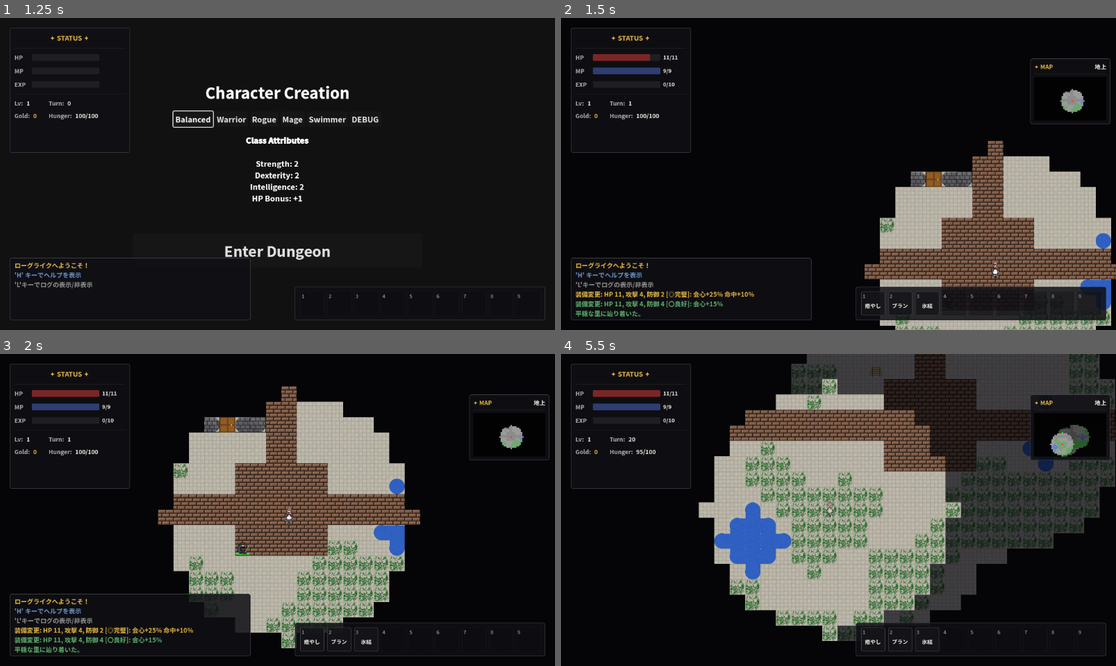
Above: before the commit, frames 1-4 (two rows, left to right).
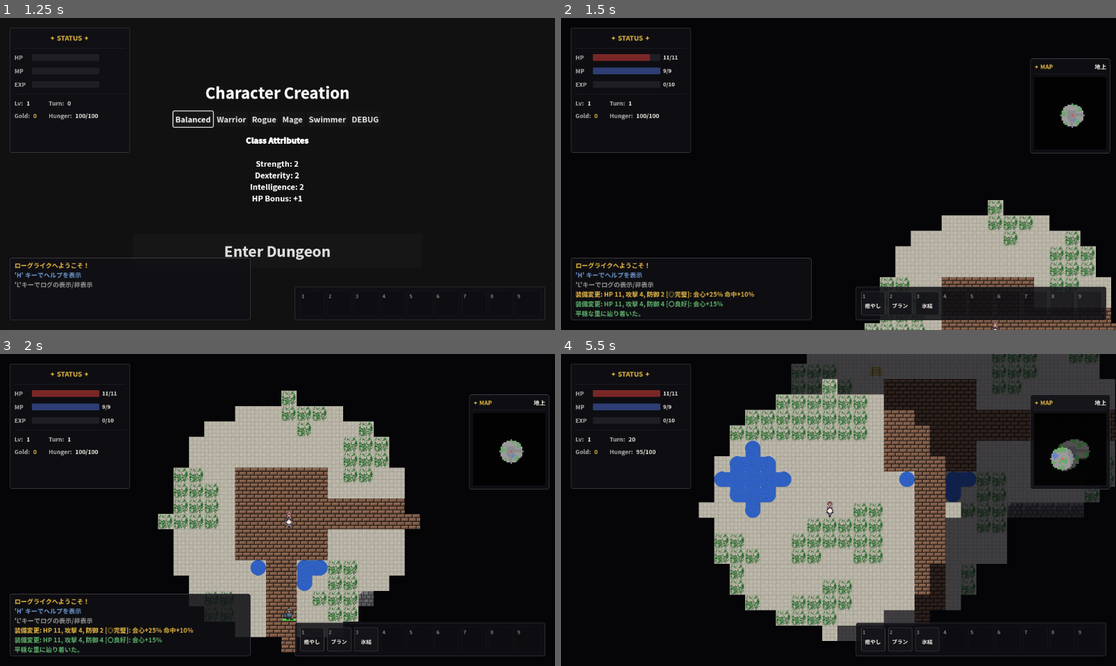
Above: after the commit, the same moments.

Repository: kurono966/roguelike
Game: Godot game, scene res://ui/start_menu.tscn
The game is run twice, just before and just after one commit, with the same random seed, the same clock (stepped at 60 frames per second) and the same inputs. The engine's default icon, where the game draws it, is replaced by a stand-in: a white triangle on a blue panel in a dark square.
Inputs (mouse positions are in pixels of both pictures, inside the frame that each line leads up to):
- Up to frame 1 (1.25 s): click "Quick Start" at 0.5 s
- Up to frame 2 (1.5 s): click "Enter Dungeon" at 1.25 s
- Up to frame 3 (2 s): no input
- Up to frame 4 (5.5 s): tap Enter (ui_accept) at 2, 2.27, 5.27 s; move the mouse to (960, 494) at 2.02 s; hold Right (ui_right) 2.03-2.75 s; tap F at 2.1, 3.8, 5.3 s; click (960, 494) at 2.17 s; drag from (727, 525) to (810, 572) at 2.77 s; move the mouse to (894, 441) at 3.52 s; hold Right (ui_right) 3.53-4.25 s; hold L (toggle_log) 3.53-4.25 s; drag from (810, 572) to (672, 463) at 4.27 s; move the mouse to (1005, 556) at 5.02 s; hold Left (ui_left) from 5.03 s (still down); tap 9 at 5.1 s

Frame 1 is identical in both runs. In frame 2, 16% of the frame differs, in the area x 54-100%, y 22-100%; in frame 3, 15%; in frame 4, 18%, in the area x 27-100%, y 0-92%.

Commit message:
Refine mountain overworld generation

Diff:
--- a/autoloads/input_manager.gd
+++ b/autoloads/input_manager.gd
@@ -153,8 +153,8 @@
 	f11_key.keycode = KEY_F11
 	InputMap.action_add_event("toggle_fullscreen", f11_key)
 
-func _unhandled_input(event):
-	if event.is_action_pressed("toggle_fullscreen"):
+func _input(event):
+	if event.is_action_pressed("toggle_fullscreen") or (event is InputEventKey and event.pressed and not event.is_echo() and event.keycode == KEY_F11):
 		var mode = DisplayServer.window_get_mode()
 		if mode == DisplayServer.WINDOW_MODE_FULLSCREEN or mode == DisplayServer.WINDOW_MODE_EXCLUSIVE_FULLSCREEN:
 			DisplayServer.window_set_mode(DisplayServer.WINDOW_MODE_WINDOWED)
--- a/world/dungeon_generator.gd
+++ b/world/dungeon_generator.gd
@@ -240,25 +240,25 @@
 		has_right = true
 
 	if has_left:
-		for x in range(margin, road_x + 1):
+		for x in range(0, road_x + 1):
 			map_data[x][road_y] = CellType.ASH
 			map_data[x][road_y + 1] = CellType.ASH
 			road_tiles.append(Vector2i(x, road_y))
 			road_tiles.append(Vector2i(x, road_y + 1))
 	if has_right:
-		for x in range(road_x, MAP_WIDTH - margin):
+		for x in range(road_x, MAP_WIDTH):
 			map_data[x][road_y] = CellType.ASH
 			map_data[x][road_y + 1] = CellType.ASH
 			road_tiles.append(Vector2i(x, road_y))
 			road_tiles.append(Vector2i(x, road_y + 1))
 	if has_up:
-		for y in range(margin, road_y + 1):
+		for y in range(0, road_y + 1):
 			map_data[road_x][y] = CellType.ASH
 			map_data[road_x + 1][y] = CellType.ASH
 			road_tiles.append(Vector2i(road_x, y))
 			road_tiles.append(Vector2i(road_x + 1, y))
 	if has_down:
-		for y in range(road_y, MAP_HEIGHT - margin):
+		for y in range(road_y, MAP_HEIGHT):
 			map_data[road_x][y] = CellType.ASH
 			map_data[road_x + 1][y] = CellType.ASH
 			road_tiles.append(Vector2i(road_x, y))
@@ -978,7 +978,16 @@
 				WorldCell.DUNGEON:
 					map_data[x][y] = CellType.ASH if randf() < 0.5 else (CellType.GRASS if randf() < 0.6 else CellType.FLOOR)
 				WorldCell.MOUNTAIN:
-					map_data[x][y] = CellType.WALL if randf() < 0.60 else (CellType.ROCK if randf() < 0.25 else CellType.ASH)
+					# 山中は断崖と岩場の間に林が広がる、探索可能な山道として生成する。
+					var terrain_roll = randf()
+					if terrain_roll < 0.22:
+						map_data[x][y] = CellType.WALL
+					elif terrain_roll < 0.37:
+						map_data[x][y] = CellType.ROCK
+					elif terrain_roll < 0.82:
+						map_data[x][y] = CellType.GRASS
+					else:
+						map_data[x][y] = CellType.FLOOR
 				WorldCell.SEA:
 					map_data[x][y] = CellType.WATER
 				_: # WorldCell.GRASS or ROAD
@@ -1002,7 +1011,8 @@
 			tree_chance = 0.01
 			rock_chance = 0.04
 		WorldCell.MOUNTAIN:
-			rock_chance = 0.10
+			tree_chance = 0.18
+			rock_chance = 0.05
 
 	for x in range(margin + 2, MAP_WIDTH - margin - 2):
 		for y in range(margin + 2, MAP_HEIGHT - margin - 2):
@@ -1026,6 +1036,7 @@
 	# Add a pond
 	var pond_count = randi_range(1, 3)
 	if local_type == WorldCell.FOREST: pond_count = randi_range(2, 4)
+	if local_type == WorldCell.MOUNTAIN: pond_count = 0
 	for p in range(pond_count):
 		var px = randi_range(margin + 4, MAP_WIDTH - margin - 5)
 		var py = randi_range(margin + 4, MAP_HEIGHT - margin - 5)
@@ -1056,6 +1067,12 @@
 			var w_data = main_inst._world_map_data
 
 			var _is_road_like = func(cell_val) -> bool:
+				if local_type == WorldCell.MOUNTAIN:
+					# 山道は、ワールドマップで歩ける隣接地形からのみ出入りできる。
+					return cell_val != WorldCell.SEA and cell_val != WorldCell.MOUNTAIN
+				# 山に接するローカルマップには、山道へ通じる入口を作る。
+				if cell_val == WorldCell.MOUNTAIN:
+					return true
 				return cell_val == WorldCell.ROAD or cell_val == WorldCell.VILLAGE or cell_val == WorldCell.DUNGEON
 
 			if wx > 0 and _is_road_like.call(w_data[wx - 1][wy]): has_left = true
@@ -1081,10 +1098,12 @@
 		var path_len_x = MAP_WIDTH / 2
 		var path_len_y = MAP_HEIGHT / 2
 
-		# For GRASS, FOREST, MOUNTAIN, draw a short side-road (e.g. length of 7 tiles from edge)
-		if local_type == WorldCell.GRASS or local_type == WorldCell.FOREST or local_type == WorldCell.MOUNTAIN:
+		# 平原・森は端から少し入った道に留め、山道は入口から中央の林まで確実につなぐ。
+		if local_type == WorldCell.GRASS or local_type == WorldCell.FOREST:
 			path_len_x = 7
 			path_len_y = 7
+		elif local_type == WorldCell.MOUNTAIN:
+			road_width = 2
 
 		# Draw horizontal road (Left)
 		if has_left:
@@ -1134,8 +1153,13 @@
 	for x in range(MAP_WIDTH/2 - 3, MAP_WIDTH/2 + 4):
 		for y in range(MAP_HEIGHT/2 - 3, MAP_HEIGHT/2 + 4):
 			if x >= margin and x < MAP_WIDTH - margin and y >= margin and y < MAP_HEIGHT - margin:
-				if map_data[x][y] == CellType.WALL and Vector2i(x, y) != cave_entrance:
+				if map_data[x][y] != CellType.ASH and Vector2i(x, y) != cave_entrance:
 					map_data[x][y] = CellType.FLOOR
+
+	# 道路と中央の安全地帯を残しつつ、地形のまとまりと探索対象を追加する。
+	var protected_spawn = Rect2i(MAP_WIDTH / 2 - 4, MAP_HEIGHT / 2 - 4, 9, 9)
+	_stamp_local_biomes(map_data, local_type, protected_spawn)
+	_place_wilderness_buildings(map_data, rooms, local_type, protected_spawn)
 
 	# Finally place the stairs and surrounding wall in dungeon local map (to avoid road/spawn clear overwrites)
 	if local_type == WorldCell.DUNGEON:
@@ -1154,6 +1178,193 @@
 		"map_data": map_data,
 		"rooms": rooms
 	}
+
+func _stamp_local_biomes(map_data: Array, local_type: int, protected_area: Rect2i) -> void:
+	if local_type == WorldCell.SEA:
+		return
+
+	var feature_count = 3
+	if local_type == WorldCell.FOREST:
+		feature_count = randi_range(4, 6)
+	elif local_type == WorldCell.MOUNTAIN:
+		feature_count = randi_range(4, 5)
+	elif local_type == WorldCell.ROAD:
+		feature_count = randi_range(2, 3)
+	elif local_type == WorldCell.DUNGEON:
+		feature_count = randi_range(2, 4)
+
+	for _feature in range(feature_count):
+		var center = Vector2i(randi_range(5, MAP_WIDTH - 6), randi_range(5, MAP_HEIGHT - 6))
+		if protected_area.has_point(center):
+			continue
+
+		var radius = randi_range(2, 5)
+		var kind = "grove"
+		var roll = randf()
+		if local_type == WorldCell.MOUNTAIN:
+			kind = "grove" if roll < 0.55 else "rocky"
+		elif local_type == WorldCell.FOREST:
+			kind = "grove" if roll < 0.50 else ("pond" if roll < 0.75 else "clearing")
+		elif local_type == WorldCell.DUNGEON:
+			kind = "rocky" if roll < 0.55 else "clearing"
+		else:
+			kind = "pond" if roll < 0.30 else ("grove" if roll < 0.65 else "rocky")
+
+		for x in range(center.x - radius, center.x + radius + 1):
+			for y in range(center.y - radius, center.y + radius + 1):
+				var pos = Vector2i(x, y)
+				if x < 3 or x >= MAP_WIDTH - 3 or y < 3 or y >= MAP_HEIGHT - 3:
+					continue
+				if protected_area.has_point(pos):
+					continue
+				if Vector2(pos.x - center.x, pos.y - center.y).length() > radius + randf_range(-0.7, 0.7):
+					continue
+
+				var current = map_data[x][y]
+				if current == CellType.ASH or current == CellType.STAIRS or current == CellType.STAIRS_GOLD or current == CellType.DOOR_CLOSED or current == CellType.DOOR_LOCKED:
+					continue
+
+				match kind:
+					"grove":
+						if current != CellType.WATER and randf() < 0.72:
+							map_data[x][y] = CellType.TREE_FRUIT if randf() < 0.12 else CellType.TREE
+					"rocky":
+						if current != CellType.WATER:
+							map_data[x][y] = CellType.ROCK if randf() < 0.80 else CellType.WALL
+					"pond":
+						map_data[x][y] = CellType.WATER
+					"clearing":
+						if current != CellType.WATER:
+							map_data[x][y] = CellType.GRASS if randf() < 0.65 else CellType.FLOOR
+
+func _place_wilderness_buildings(map_data: Array, rooms: Array, local_type: int, protected_area: Rect2i) -> void:
+	if local_type == WorldCell.SEA:
+		return
+
+	var target_count = 1
+	if local_type == WorldCell.GRASS or local_type == WorldCell.ROAD:
+		target_count = randi_range(1, 3)
+	elif local_type == WorldCell.FOREST or local_type == WorldCell.MOUNTAIN:
+		target_count = randi_range(1, 2)
+	elif local_type == WorldCell.DUNGEON:
+		target_count = 1
+
+	var placed = 0
+	for _attempt in range(80):
+		if placed >= target_count:
+			break
+
+		var width = randi_range(10, 15)
+		var height = randi_range(7, 10)
+		var rect = Rect2i(
+			randi_range(4, MAP_WIDTH - width - 5),
+			randi_range(4, MAP_HEIGHT - height - 5),
+			width,
+			height
+		)
+		if rect.grow(2).intersects(protected_area):
+			continue
+
+		var blocked = false
+		for room in rooms:
+			if rect.grow(2).intersects(room.grow(2)):
+				blocked = true
+				break
+		if blocked:
+			continue
+
+		for x in range(rect.position.x - 2, rect.end.x + 2):
+			for y in range(rect.position.y - 2, rect.end.y + 2):
+				if x < 2 or x >= MAP_WIDTH - 2 or y < 2 or y >= MAP_HEIGHT - 2:
+					blocked = true
+					break
+				var cell = map_data[x][y]
+				if cell == CellType.ASH or cell == CellType.WATER or cell == CellType.STAIRS or cell == CellType.STAIRS_GOLD:
+					blocked = true
+					break
+			if blocked:
+				break
+		if blocked:
+			continue
+
+		# 床材と間取りを変え、同じ箱型の建物が連続しないようにする。
+		var floor_type = CellType.CRYSTAL_FLOOR if randf() < 0.55 else CellType.FLOOR
+		for x in range(rect.position.x, rect.end.x):
+			for y in range(rect.position.y, rect.end.y):
+				var is_outer_wall = x == rect.position.x or x == rect.end.x - 1 or y == rect.position.y or y == rect.end.y - 1
+				map_data[x][y] = CellType.WALL if is_outer_wall else floor_type
+
+		var inner_left = rect.position.x + 1
+		var inner_right = rect.end.x - 2
+		var inner_top = rect.position.y + 1
+		var inner_bottom = rect.end.y - 2
+		var mid_x = rect.position.x + rect.size.x / 2
+		var mid_y = rect.position.y + rect.size.y / 2
+		var layout = randi_range(0, 4)
+
+		match layout:
+			0: # 縦に並んだ二部屋
+				for y in range(inner_top, inner_bottom + 1):
+					map_data[mid_x][y] = CellType.WALL
+				map_data[mid_x][randi_range(inner_top + 1, inner_bottom - 1)] = CellType.DOOR_CLOSED
+			1: # 横に並んだ二部屋
+				for x in range(inner_left, inner_right + 1):
+					map_data[x][mid_y] = CellType.WALL
+				map_data[randi_range(inner_left + 1, inner_right - 1)][mid_y] = CellType.DOOR_CLOSED
+			2: # 片側をさらに分割した三部屋
+				for y in range(inner_top, inner_bottom + 1):
+					map_data[mid_x][y] = CellType.WALL
+				map_data[mid_x][randi_range(inner_top + 1, inner_bottom - 1)] = CellType.DOOR_CLOSED
+				var split_y = rect.position.y + rect.size.y / 2
+				for x in range(inner_left, mid_x):
+					map_data[x][split_y] = CellType.WALL
+				map_data[randi_range(inner_left + 1, mid_x - 1)][split_y] = CellType.DOOR_CLOSED
+			3: # 中央廊下と両脇の小部屋
+				var left_divider = rect.position.x + rect.size.x / 3
+				var right_divider = rect.position.x + rect.size.x * 2 / 3
+				for y in range(inner_top, inner_bottom + 1):
+					map_data[left_divider][y] = CellType.WALL
+					map_data[right_divider][y] = CellType.WALL
+				map_data[left_divider][randi_range(inner_top + 1, inner_bottom - 1)] = CellType.DOOR_CLOSED
+				map_data[right_divider][randi_range(inner_top + 1, inner_bottom - 1)] = CellType.DOOR_CLOSED
+			4: # 十字廊下で四部屋
+				for y in range(inner_top, inner_bottom + 1):
+					map_data[mid_x][y] = CellType.WALL
+				for x in range(inner_left, inner_right + 1):
+					map_data[x][mid_y] = CellType.WALL
+				map_data[mid_x][inner_top + 1] = CellType.DOOR_CLOSED
+				map_data[mid_x][inner_bottom - 1] = CellType.DOOR_CLOSED
+				map_data[inner_left + 1][mid_y] = CellType.DOOR_CLOSED
+				map_data[inner_right - 1][mid_y] = CellType.DOOR_CLOSED
+
+		# 外への入口と短いアプローチを、建物の四辺からランダムに選ぶ。
+		var entrance_side = randi_range(0, 3)
+		var door_pos = Vector2i(mid_x, rect.end.y - 1)
+		var outward = Vector2i.DOWN
+		if entrance_side == 0:
+			door_pos = Vector2i(mid_x, rect.position.y)
+			outward = Vector2i.UP
+		elif entrance_side == 1:
+			door_pos = Vector2i(rect.end.x - 1, mid_y)
+			outward = Vector2i.RIGHT
+		elif entrance_side == 2:
+			door_pos = Vector2i(mid_x, rect.end.y - 1)
+			outward = Vector2i.DOWN
+		else:
+			door_pos = Vector2i(rect.position.x, mid_y)
+			outward = Vector2i.LEFT
+		map_data[door_pos.x][door_pos.y] = CellType.DOOR_CLOSED
+		for step in range(1, 4):
+			var approach = door_pos + outward * step
+			if approach.x < 2 or approach.x >= MAP_WIDTH - 2 or approach.y < 2 or approach.y >= MAP_HEIGHT - 2:
+				break
+			if map_data[approach.x][approach.y] == CellType.ASH:
+				break
+			if map_data[approach.x][approach.y] != CellType.WATER:
+				map_data[approach.x][approach.y] = CellType.FLOOR
+
+		rooms.append(rect)
+		placed += 1
 
 func generate_world_map() -> Array:
 	var world = []
--- a/world/main.gd
+++ b/world/main.gd
@@ -55,6 +55,7 @@
 var _starting_village_pos: Vector2i = Vector2i.ZERO
 var _dungeon_village_pos: Vector2i = Vector2i.ZERO
 var _floor_caches = {} # Caches for all floors: floor_key -> cache_dict
+var _overworld_preview_maps = {} # Terrain-only local overworld previews around the current area.
 var _visible_tiles = [] # Stores current visibility state
 var _explored_tiles = [] # Stores tiles the player has seen
 var _rooms = []
@@ -665,16 +666,16 @@
 
 			if target_grid_pos.x < 0:
 				exit_dir = Vector2i.LEFT
-				new_local_pos.x = MAP_WIDTH - 2
+				new_local_pos.x = MAP_WIDTH - 1
 			elif target_grid_pos.x >= MAP_WIDTH:
 				exit_dir = Vector2i.RIGHT
-				new_local_pos.x = 1
+				new_local_pos.x = 0
 			elif target_grid_pos.y < 0:
 				exit_dir = Vector2i.UP
-				new_local_pos.y = MAP_HEIGHT - 2
+				new_local_pos.y = MAP_HEIGHT - 1
 			elif target_grid_pos.y >= MAP_HEIGHT:
 				exit_dir = Vector2i.DOWN
-				new_local_pos.y = 1
+				new_local_pos.y = 0
 
 			if exit_dir != Vector2i.ZERO:
 				var target_world_pos = _world_player_pos + exit_dir
@@ -2083,6 +2084,24 @@
 	print("NPC Spawned: ", npc.enemy_name, " at ", pos)
 
 func _generate_map(local_type: int = -1):
+	var preview_key = "local_overworld_%d_%d" % [_world_player_pos.x, _world_player_pos.y]
+	if current_floor == 0 and _overworld_preview_maps.has(preview_key):
+		var preview = _overworld_preview_maps[preview_key]
+		_map_data = preview["map_data"].duplicate(true)
+		_rooms = preview["rooms"].duplicate(true)
+		_overworld_preview_maps.erase(preview_key)
+		_visible_tiles.resize(MAP_WIDTH)
+		_explored_tiles.resize(MAP_WIDTH)
+		for x in range(MAP_WIDTH):
+			_visible_tiles[x] = []
+			_visible_tiles[x].resize(MAP_HEIGHT)
+			_explored_tiles[x] = []
+			_explored_tiles[x].resize(MAP_HEIGHT)
+			for y in range(MAP_HEIGHT):
+				_visible_tiles[x][y] = false
+				_explored_tiles[x][y] = false
+		return
+
 	var generator = DungeonGenerator.new()
 	var is_starting = false
 	var is_dungeon = false
@@ -2170,6 +2189,163 @@
 
 
 
+func _get_map_cell_atlas_coords(map_data: Array, x: int, y: int) -> Vector2i:
+	var cell_type = map_data[x][y]
+	var atlas_coords = Vector2i(0, 0)
+	match cell_type:
+		CellType.WALL:
+			var mask = 0
+			if y > 0 and map_data[x][y-1] == CellType.WALL: mask |= 1
+			if x < MAP_WIDTH - 1 and map_data[x+1][y] == CellType.WALL: mask |= 2
+			if y < MAP_HEIGHT - 1 and map_data[x][y+1] == CellType.WALL: mask |= 4
+			if x > 0 and map_data[x-1][y] == CellType.WALL: mask |= 8
+			atlas_coords.x = mask
+		CellType.FLOOR:
+			atlas_coords.x = 16
+		CellType.STAIRS:
+			atlas_coords.x = 17
+		CellType.WATER:
+			var mask = 0
+			if y > 0 and map_data[x][y-1] == CellType.WATER: mask |= 1
+			if x < MAP_WIDTH - 1 and map_data[x+1][y] == CellType.WATER: mask |= 2
+			if y < MAP_HEIGHT - 1 and map_data[x][y+1] == CellType.WATER: mask |= 4
+			if x > 0 and map_data[x-1][y] == CellType.WATER: mask |= 8
+			atlas_coords.x = 18 + mask
+		CellType.GRASS:
+			atlas_coords.x = 34
+		CellType.STAIRS_BLUE:
+			atlas_coords.x = 16
+		CellType.STAIRS_GREEN:
+			atlas_coords.x = 16
+		CellType.STAIRS_RED:
+			atlas_coords.x = 16
+		CellType.STAIRS_PURPLE:
+			atlas_coords.x = 16
+		CellType.LAVA:
+			atlas_coords.x = 40
+		CellType.ASH:
+			atlas_coords.x = 41
+		CellType.CRYSTAL_FLOOR:
+			var mask = 0
+			if y > 0 and map_data[x][y-1] == CellType.CRYSTAL_FLOOR: mask |= 1
+			if x < MAP_WIDTH - 1 and map_data[x+1][y] == CellType.CRYSTAL_FLOOR: mask |= 2
+			if y < MAP_HEIGHT - 1 and map_data[x][y+1] == CellType.CRYSTAL_FLOOR: mask |= 4
+			if x > 0 and map_data[x-1][y] == CellType.CRYSTAL_FLOOR: mask |= 8
+			atlas_coords.x = 45 + mask
+		CellType.STAIRS_GOLD:
+			atlas_coords.x = 79
+		CellType.DOOR_CLOSED:
+			atlas_coords.x = 36
+		CellType.DOOR_OPEN:
+			atlas_coords.x = 37
+		CellType.DOOR_LOCKED:
+			atlas_coords.x = 38
+		CellType.ICE:
+			atlas_coords.x = 39
+		CellType.PIT:
+			var mask = 0
+			if y > 0 and map_data[x][y-1] == CellType.PIT: mask |= 1
+			if x < MAP_WIDTH - 1 and map_data[x+1][y] == CellType.PIT: mask |= 2
+			if y < MAP_HEIGHT - 1 and map_data[x][y+1] == CellType.PIT: mask |= 4
+			if x > 0 and map_data[x-1][y] == CellType.PIT: mask |= 8
+			atlas_coords.x = 61 + mask
+		CellType.STAIRS_UP:
+			atlas_coords.x = 77
+		CellType.TREE:
+			atlas_coords.x = 80
+		CellType.TREE_FRUIT:
+			atlas_coords.x = 81
+		CellType.ROCK:
+			atlas_coords.x = 82
+	return atlas_coords
+
+func _get_overworld_preview_map(chunk_pos: Vector2i) -> Dictionary:
+	if chunk_pos.x < 0 or chunk_pos.x >= MAP_WIDTH or chunk_pos.y < 0 or chunk_pos.y >= MAP_HEIGHT:
+		return {}
+	var cache_key = "local_overworld_%d_%d" % [chunk_pos.x, chunk_pos.y]
+	if _floor_caches.has(cache_key):
+		return {
+			"map_data": _floor_caches[cache_key]["map_data"],
+			"rooms": _floor_caches[cache_key]["rooms"]
+		}
+	if _overworld_preview_maps.has(cache_key):
+		return _overworld_preview_maps[cache_key]
+	var previous_world_pos = _world_player_pos
+	_world_player_pos = chunk_pos
+	var cell = _world_map_data[chunk_pos.x][chunk_pos.y]
+	var generator = DungeonGenerator.new()
+	var is_starting = cell == WorldCell.VILLAGE and chunk_pos == _starting_village_pos
+	var is_dungeon = cell == WorldCell.VILLAGE and chunk_pos == _dungeon_village_pos
+	var result = generator.generate_map(0, _current_branch, cell, self, is_starting, is_dungeon)
+	generator.free()
+	_world_player_pos = previous_world_pos
+	_overworld_preview_maps[cache_key] = {
+		"map_data": result["map_data"].duplicate(true),
+		"rooms": result["rooms"].duplicate(true)
+	}
+	return _overworld_preview_maps[cache_key]
+
+func _get_overworld_preview_cell(display_pos: Vector2i) -> int:
+	var chunk_delta = Vector2i.ZERO
+	if display_pos.x < 0:
+		chunk_delta.x = -1
+	elif display_pos.x >= MAP_WIDTH:
+		chunk_delta.x = 1
+	if display_pos.y < 0:
+		chunk_delta.y = -1
+	elif display_pos.y >= MAP_HEIGHT:
+		chunk_delta.y = 1
+	var local_pos = display_pos - Vector2i(chunk_delta.x * MAP_WIDTH, chunk_delta.y * MAP_HEIGHT)
+	if local_pos.x < 0 or local_pos.x >= MAP_WIDTH or local_pos.y < 0 or local_pos.y >= MAP_HEIGHT:
+		return CellType.WALL
+	if chunk_delta == Vector2i.ZERO:
+		return _map_data[local_pos.x][local_pos.y]
+	var preview = _get_overworld_preview_map(_world_player_pos + chunk_delta)
+	if preview.is_empty():
+		return CellType.WALL
+	var preview_map = preview["map_data"]
+	return preview_map[local_pos.x][local_pos.y]
+
+func _has_overworld_preview_line_of_sight(from_grid: Vector2i, to_grid: Vector2i) -> bool:
+	var line_points = _get_line_points(from_grid, to_grid)
+	for p in line_points:
+		if p == from_grid or p == to_grid:
+			continue
+		var cell = _get_overworld_preview_cell(p)
+		if cell == CellType.WALL or cell == CellType.DOOR_CLOSED or cell == CellType.DOOR_LOCKED or cell == CellType.TREE or cell == CellType.TREE_FRUIT or cell == CellType.ROCK:
+			return false
+	return true
+
+func _is_overworld_preview_visible(player_grid: Vector2i, tile_coords: Vector2i) -> bool:
+	if (tile_coords - player_grid).length() > FOV_RADIUS:
+		return false
+	return _has_overworld_preview_line_of_sight(player_grid, tile_coords)
+
+func _draw_overworld_preview_map(preview_map: Array, offset: Vector2i, player_grid: Vector2i) -> void:
+	for x in range(MAP_WIDTH):
+		for y in range(MAP_HEIGHT):
+			var tile_coords = Vector2i(x, y) + offset
+			if not _is_overworld_preview_visible(player_grid, tile_coords):
+				continue
+			var atlas_coords = _get_map_cell_atlas_coords(preview_map, x, y)
+			tile_map.set_cell(LAYER_VISIBLE, tile_coords, 0, atlas_coords)
+
+func _draw_overworld_neighbor_previews() -> void:
+	if current_floor != 0 or _is_on_world_map:
+		return
+	if not is_instance_valid(player):
+		return
+	var player_grid = tile_map.local_to_map(player.position)
+	for dx in range(-1, 2):
+		for dy in range(-1, 2):
+			if dx == 0 and dy == 0:
+				continue
+			var chunk_pos = _world_player_pos + Vector2i(dx, dy)
+			var preview = _get_overworld_preview_map(chunk_pos)
+			if preview.is_empty():
+				continue
+			_draw_overworld_preview_map(preview["map_data"], Vector2i(dx * MAP_WIDTH, dy * MAP_HEIGHT), player_grid)
+
 func _draw_map():
 	tile_map.clear_layer(LAYER_VISIBLE)
 	tile_map.clear_layer(LAYER_MEMORY)
@@ -2181,6 +2357,7 @@
 	get_tree().call_group("fire_overlays", "queue_free")
 	get_tree().call_group("blood_decals", "queue_free")
 	get_tree().call_group("world_village_icons", "queue_free")
+	_draw_overworld_neighbor_previews()
 
 	for x in range(MAP_WIDTH):
 		for y in range(MAP_HEIGHT):
--- a/world/map_definitions.gd
+++ b/world/map_definitions.gd
@@ -3,9 +3,10 @@
 
 const TILE_SIZE = 32
 const MAP_WIDTH = 50
-const MAP_HEIGHT = 30
+const MAP_HEIGHT = 50
 
-const ROOM_MAX_COUNT = 20
+# 50×50のマップ密度を従来の50×30に近づける。
+const ROOM_MAX_COUNT = 30
 const ROOM_MIN_SIZE = 3
 const ROOM_MAX_SIZE = 8
 
--- a/world/turn_manager.gd
+++ b/world/turn_manager.gd
@@ -75,6 +75,10 @@
 
 func process_enemy_turns():
 	tile_map.clear_layer(main_node.LAYER_DEBUG)
+
+	if main_node.has_method("_check_and_pull_neighbor_enemies"):
+		main_node._check_and_pull_neighbor_enemies()
+
 	var player_grid_pos = tile_map.local_to_map(player.position)
 
 	main_node._process_hazards()
--- a/world/visibility_manager.gd
+++ b/world/visibility_manager.gd
@@ -203,6 +203,8 @@
 
 	# Clear old fire overlays
 	main_node.get_tree().call_group("fire_overlays", "queue_free")
+	if main_node.has_method("_draw_overworld_neighbor_previews"):
+		main_node._draw_overworld_neighbor_previews()
 
 	for x in range(MAP_WIDTH):
 		for y in range(MAP_HEIGHT):
